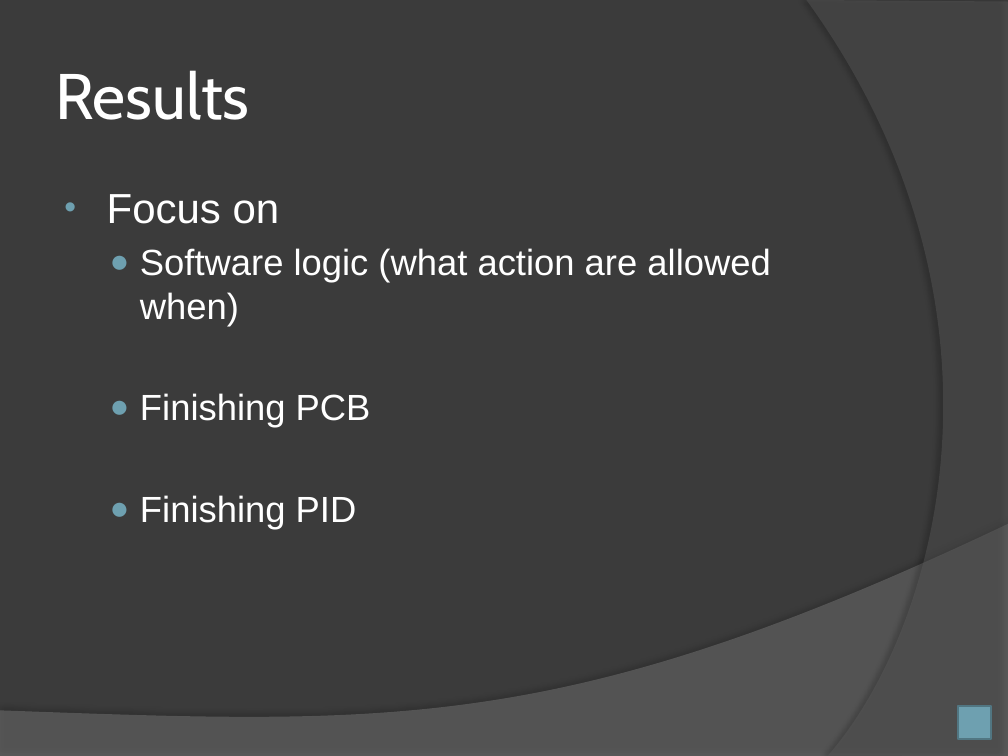
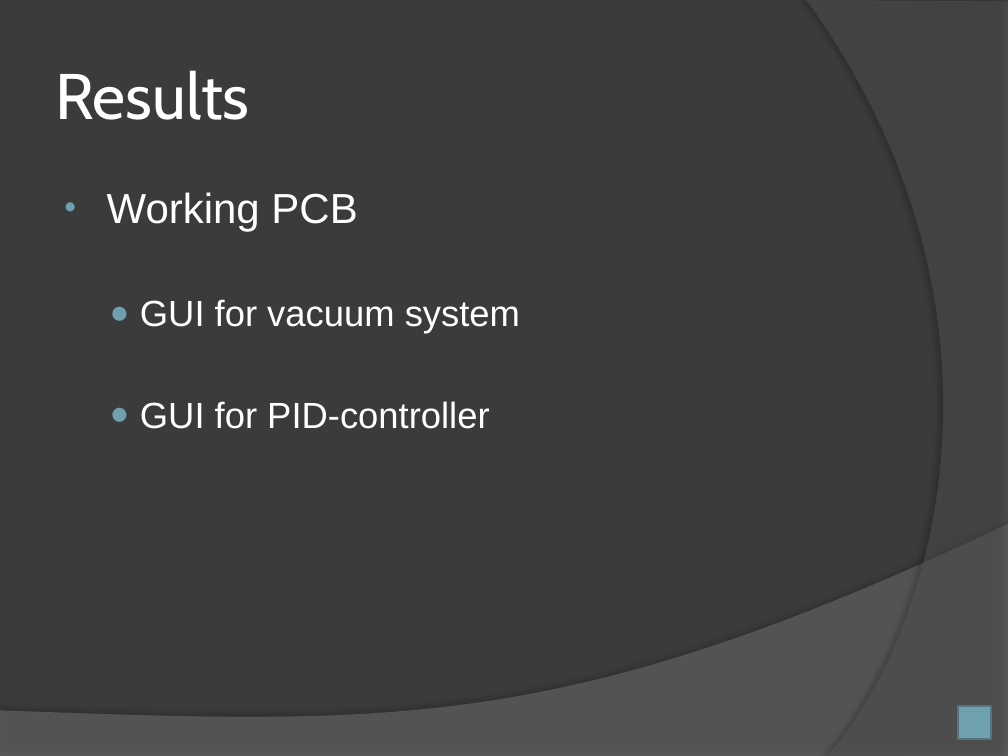
Before and after one commit to Simmz64/EmbeddedProject, a slide deck: slide 10 of SimonGollbo_EmbeddedProject_Final.pptx (slide 6 before the commit). Drawn at 1008x756 pixels with LibreOffice and Linux fonts; fonts in the diff are those of the drawing. Boxes give left, top, right and bottom in pixels: in the first picture for what was removed or moved away, otherwise in the second. Text is boxed around its words. In the diff, an @@ line names an element or a change of style, - is before the commit and + after.

```diff
--- a/SimonGollbo_EmbeddedProject_Final.pptx
+++ b/SimonGollbo_EmbeddedProject_Final.pptx
@@ text at (107, 192, 520, 429): text changed @@
-• Focus on
-  ● Software logic (what action are allowed when)
-  ● Finishing PCB
-  ● Finishing PID
+• Working PCB
+  ● GUI for vacuum system
+  ● GUI for PID-controller
```
Also in this commit, not shown: 5 other slides changed, 6 slides added.
